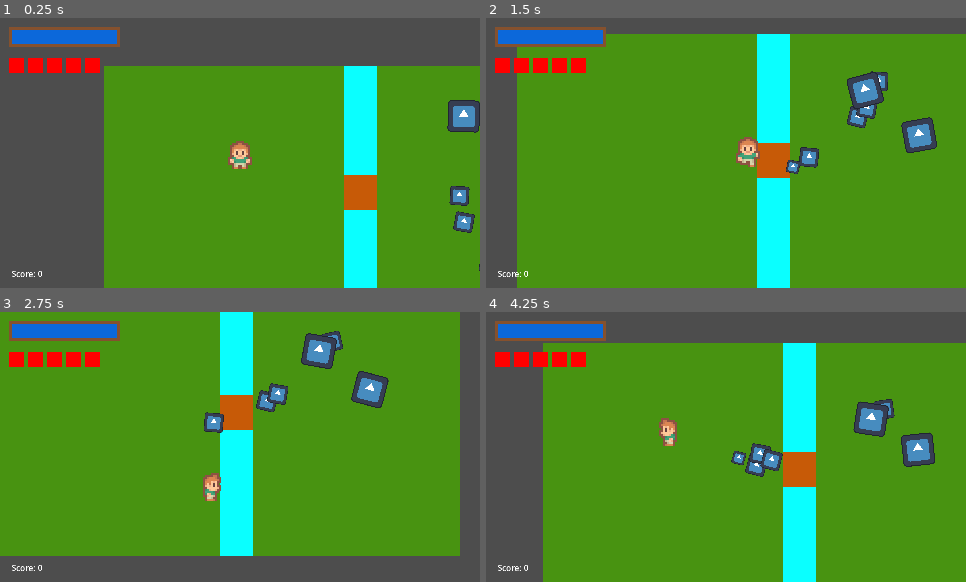
Above: before the commit, frames 1-4 (two rows, left to right).
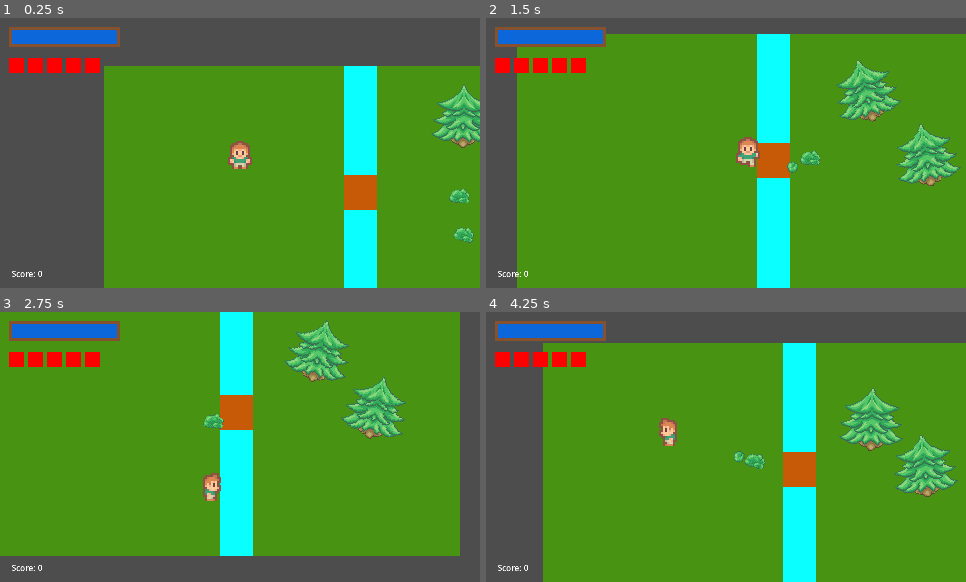
Above: after the commit, the same moments.

Repository: AndrewwAM/Project_KESS
Game: Godot game, scene res://levels/maps/patio.tscn
Two runs of this game, one before a commit and one after it. Both use one fixed random seed, a clock stepped at 60 frames per second and the inputs below. The engine's default icon, where the game draws it, is replaced by a stand-in: a white triangle on a blue panel in a dark square.
Inputs (mouse positions are in pixels of both pictures, inside the frame that each line leads up to):
- Up to frame 1 (0.25 s): no input
- Up to frame 2 (1.5 s): move the mouse to (831, 139) at 0.52 s; hold D (player_move_right) 0.53-1.28 s; hold Right mouse button (shoot_alt) 0.53-1.28 s; move the mouse to (630, 166) at 1.27 s; hold S (player_move_down) from 1.28 s (still down); click (630, 166) at 1.35 s
- Up to frame 3 (2.75 s): move the mouse to (288, 387) at 2.02 s; release S (player_move_down) at 2.03 s; hold D (player_move_right) from 2.03 s (still down); hold Right mouse button (shoot_alt) from 2.03 s (still down)
- Up to frame 4 (4.25 s): move the mouse to (702, 501) at 2.77 s; release D (player_move_right) at 2.78 s; release Right mouse button (shoot_alt) at 2.78 s; hold W (player_move_up) 2.78-3.53 s; click (702, 501) at 2.85 s; move the mouse to (870, 487) at 3.52 s; hold A (player_move_left) from 3.53 s (still down); hold Right mouse button (shoot_alt) from 3.53 s (still down)

The runs differ from the first frame. In frame 1, 2.2% of the frame differs, in the area x 89-100%, y 24-94%; in frame 2, 4.4%; in frame 3, 4.6%, in the area x 42-85%, y 2-48%; in frame 4, 4.6%.

Commit message:
sprites enemigos

Diff:
--- a/entities/enemies/base_enemy.gd
+++ b/entities/enemies/base_enemy.gd
@@ -81,5 +81,5 @@
 		hit_tween.kill()
 
 	hit_tween = create_tween()
-	sprite.modulate = Color(0.8, 0.1, 0.1, 1.0)
+	sprite.modulate = Color.BLUE
 	hit_tween.tween_property(sprite, "modulate", Color.WHITE, 0.15)
--- a/entities/enemies/base_enemy.tscn
+++ b/entities/enemies/base_enemy.tscn
@@ -1,19 +1,19 @@
 [gd_scene format=3 uid="uid://dbckofyj8auiy"]
 
-[ext_resource type="Texture2D" uid="uid://b3cxabd2gqxm" path="res://icon.svg" id="1_20vb3"]
 [ext_resource type="Script" uid="uid://dr8sflus8uibi" path="res://entities/enemies/base_enemy.gd" id="1_nwpjw"]
+[ext_resource type="Texture2D" uid="uid://dsx6wwi6355es" path="res://levels/tilesets/Trees_Bushes.png" id="2_nwpjw"]
 
 [sub_resource type="CircleShape2D" id="CircleShape2D_nwpjw"]
-radius = 40.0
+radius = 6.0
 
 [sub_resource type="RectangleShape2D" id="RectangleShape2D_ocmy6"]
-size = Vector2(133.33333, 133.33333)
+size = Vector2(16, 16)
 
 [sub_resource type="CircleShape2D" id="CircleShape2D_o6qfc"]
-radius = 60.0
+radius = 6.0
 
 [node name="BaseEnemy" type="CharacterBody2D" unique_id=1803823621]
-scale = Vector2(0.15, 0.15)
+scale = Vector2(0.5, 0.5)
 collision_layer = 4
 collision_mask = 5
 motion_mode = 1
@@ -21,7 +21,9 @@
 wobble_speed = 0.1
 
 [node name="Sprite2D" type="Sprite2D" parent="." unique_id=929592925]
-texture = ExtResource("1_20vb3")
+texture = ExtResource("2_nwpjw")
+region_enabled = true
+region_rect = Rect2(291.00812, 1.870676, 40.10852, 29.316973)
 
 [node name="CollisionShape2D" type="CollisionShape2D" parent="." unique_id=679577638]
 visible = false
@@ -31,7 +33,7 @@
 visible = false
 
 [node name="CollisionShape2D" type="CollisionShape2D" parent="Hurtbox" unique_id=761721085]
-position = Vector2(1.390775e-06, -5.9604645e-07)
+position = Vector2(9.536743e-07, 0)
 shape = SubResource("RectangleShape2D_ocmy6")
 
 [node name="Hitbox" type="Area2D" parent="." unique_id=519417134]
--- a/entities/enemies/speed_enemy.tscn
+++ b/entities/enemies/speed_enemy.tscn
@@ -3,8 +3,16 @@
 [ext_resource type="PackedScene" uid="uid://dbckofyj8auiy" path="res://entities/enemies/base_enemy.tscn" id="1_xlrrl"]
 
 [node name="SpeedEnemy" unique_id=1803823621 instance=ExtResource("1_xlrrl")]
-scale = Vector2(0.1, 0.1)
+scale = Vector2(0.8, 0.8)
 life = 30.0
 speed = 100.0
-wobble_speed = 0.5
+wobble_angle = 45.0
+wobble_speed = 1.0
 immune_to_laser = true
+
+[node name="Sprite2D" parent="." index="0" unique_id=929592925]
+position = Vector2(-0.495, 0)
+region_rect = Rect2(48.98528, 81.83277, 14.071442, 14.183121)
+
+[node name="CollisionShape2D" parent="Hitbox" parent_id_path=PackedInt32Array(519417134) index="0" unique_id=222664422]
+position = Vector2(0, 0)
--- a/entities/enemies/tank_enemy.tscn
+++ b/entities/enemies/tank_enemy.tscn
@@ -2,9 +2,23 @@
 
 [ext_resource type="PackedScene" uid="uid://dbckofyj8auiy" path="res://entities/enemies/base_enemy.tscn" id="1_dsk2p"]
 
+[sub_resource type="CapsuleShape2D" id="CapsuleShape2D_dsk2p"]
+radius = 16.0
+height = 48.0
+
 [node name="TankEnemy" unique_id=1803823621 instance=ExtResource("1_dsk2p")]
-scale = Vector2(0.25, 0.25)
+scale = Vector2(1, 1)
 life = 500.0
 speed = 10.0
 wobble_speed = 0.3
 immune_to_cone = true
+
+[node name="Sprite2D" parent="." index="0" unique_id=929592925]
+region_rect = Rect2(0.039505005, 0.83003235, 64.14162, 63.439117)
+
+[node name="CollisionShape2D" parent="." index="1" unique_id=679577638]
+position = Vector2(0, 12)
+
+[node name="CollisionShape2D" parent="Hitbox" parent_id_path=PackedInt32Array(519417134) index="0" unique_id=222664422]
+position = Vector2(0, 4)
+shape = SubResource("CapsuleShape2D_dsk2p")
--- a/levels/maps/patio.tscn
+++ b/levels/maps/patio.tscn
@@ -43,13 +43,11 @@
 
 [node name="SpawnerBasicos" parent="." unique_id=1968834125 instance=ExtResource("1_g2ike")]
 position = Vector2(360, 180)
-spawn_points = Array[Vector2]([Vector2(350, 90), Vector2(380, 100), Vector2(400, 130)])
 valid_waves = Array[int]([0, 1, 2, 3, 4])
 
 [node name="SpawnerTank" parent="." unique_id=666620450 instance=ExtResource("1_g2ike")]
 position = Vector2(360, 50)
 enemies_per_wave = 1
-spawn_points = Array[Vector2]([Vector2(300, 100)])
 max_waves = 4
 valid_waves = Array[int]([0, 1, 2])
 type = 2
@@ -110,9 +108,6 @@
 [node name="SpeedEnemy" parent="." unique_id=982902031 instance=ExtResource("4_rkhqv")]
 position = Vector2(386, 202)
 
-[node name="TankEnemy" parent="." unique_id=457871494 instance=ExtResource("5_gh2sf")]
-position = Vector2(415, 100)
-
 [node name="Player" parent="." unique_id=1288290645 instance=ExtResource("6_h6ui8")]
 position = Vector2(136, 87)
 
@@ -151,3 +146,6 @@
 [node name="CanvasLayer" type="CanvasLayer" parent="." unique_id=2032067051]
 
 [node name="Hud" parent="CanvasLayer" unique_id=360316666 instance=ExtResource("7_ndmgu")]
+
+[node name="TankEnemy" parent="." unique_id=1932620497 instance=ExtResource("5_gh2sf")]
+position = Vector2(422, 122)
